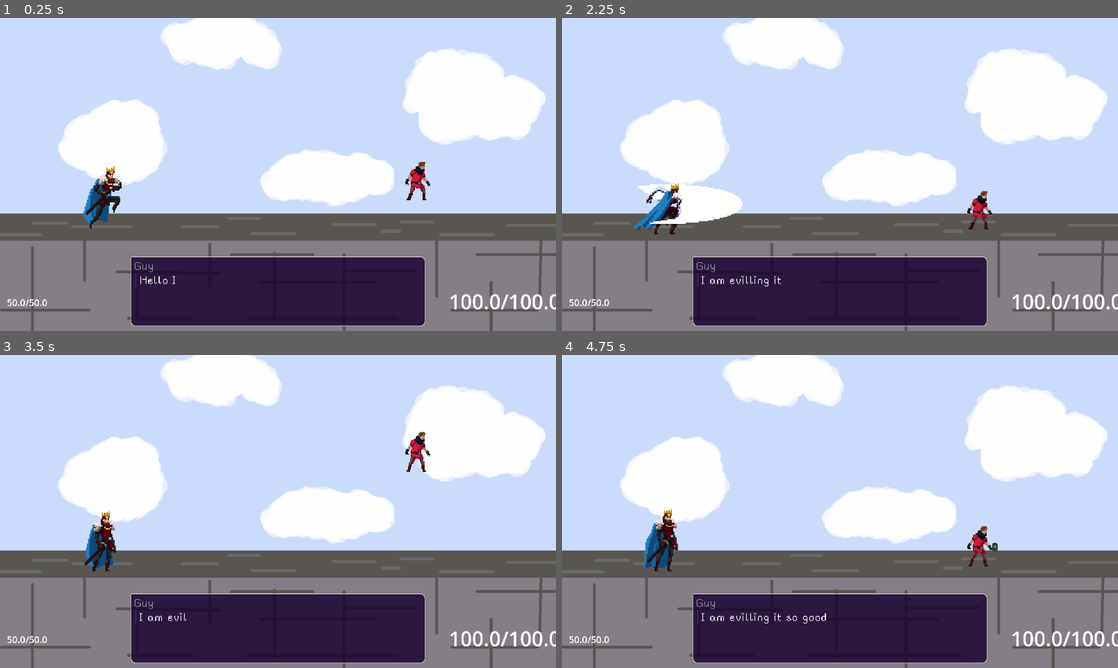
Above: before the commit, frames 1-4 (two rows, left to right).
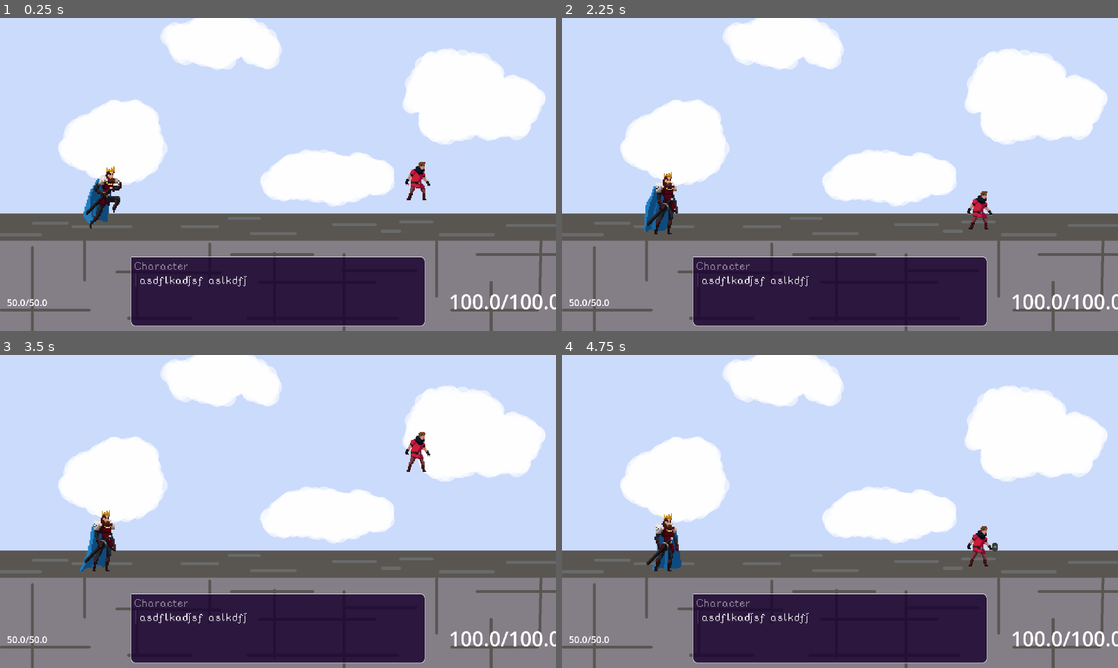
Above: after the commit, the same moments.

Repository: finlaymaltby/WhenTheRain
Game: Godot game, scene res://fights/demo_fight/demo_fight.tscn
Two runs of this game, one before a commit and one after it. Both use one fixed random seed, a clock stepped at 60 frames per second and the inputs below.
Inputs:
- Up to frame 1 (0.25 s): no input
- Up to frame 2 (2.25 s): tap Enter (ui_accept) at 0.5, 0.77, 1.07, 1.25, 1.52, 1.55, 1.82 s; hold O (select_right) 0.53-1.28 s; hold L (defend) 0.53-1.28 s; tap I (select_centre) at 0.8, 1.35 s; hold S (move_down) 1.28-2.03 s; hold O (select_right) from 2.03 s (still down); hold Enter (ui_accept) from 2.03 s (still down)
- Up to frame 3 (3.5 s): tap L (defend) at 2.3 s; release O (select_right) at 2.78 s; release Enter (ui_accept) at 2.78 s; hold W (move_up) from 2.78 s (still down); tap J (attack) at 2.85 s; tap Enter (ui_accept) at 3.02, 3.32 s; tap I (select_centre) at 3.05 s
- Up to frame 4 (4.75 s): release W (move_up) at 3.53 s; hold L (defend) 3.53-4.28 s; hold U (select_left) from 3.53 s (still down); tap Enter (ui_accept) at 3.77, 3.8, 4.07, 4.52 s; tap I (select_centre) at 4.35 s; tap L (defend) at 4.55 s

The runs differ from the first frame. In frame 1, 0.2% of the frame differs, in the area x 24-45%, y 78-86%; in frame 2, 2.3%, in the area x 13-45%, y 49-86%; in frame 3, 0.6%; in frame 4, 1.0%.
Error after the commit: Parse Error: Could not resolve class "DialogueBalloon". (res://ui/dialogue/scripts/auto_balloon.gd:1)

Commit message:
removed uid

Diff:
--- a/dialogue/dialogue.gd
+++ b/dialogue/dialogue.gd
@@ -44,6 +44,8 @@
 	var compiler := DialogueCompiler.from_path(path)
 	return compiler.compile()
 
+## Set the dialogue to begin at the given label
+## Call next
 func start_at(label: String) -> void:
 	if not has_label(label):
 		return
@@ -53,21 +55,21 @@
 	if is_finished():
 		return
 
-	run_until_turn()
+	_run_until_turn()
 
-func run() -> void:
+func _run_until_turn() -> void:
+	while not is_finished():
+		_run()
+
+		if _curr_line is DialogueLine.Turn:
+			curr_turn = _curr_line
+			return
+
+func _run() -> void:
 	_curr_id = _curr_line.next_id
 
 	if _curr_line is DialogueLine.Mutation:
 		await _curr_line.run_mutation(self)
-
-func run_until_turn() -> void:
-	while not is_finished():
-		run()
-
-		if _curr_line is DialogueLine.Turn:
-			curr_turn = _curr_line
-			return
 
 func get_responses() -> Array[DialogueLine.Response]:
 	if not curr_turn is DialogueLine.Question:
--- a/ui/dialogue/scripts/dialogue_balloon.gd
+++ b/ui/dialogue/scripts/dialogue_balloon.gd
@@ -5,12 +5,6 @@
 
 ## The dialogue resource
 var dialogue: Dialogue
-
-## IS waiting for the player/input/signal to go to the next line
-var is_waiting: bool = false
-
-## timer for dialogue waiting in between lines
-var line_wait: Timer = Timer.new()
 
 ## The label showing the name of the currently speaking character
 @onready var character_label: RichTextLabel = %CharacterLabel
@@ -21,9 +15,26 @@
 ## The menu of responses
 @onready var response_menu: DialogueMenu = %ResponseMenu
 
+## Timer for waiting for auto-advance at the end of lines
+var eol_wait: Timer = Timer.new()
+
+var waiting_for: WaitMode
+
+enum {
+	LABEL_TYPING,
+	RESPONSE_SELECTING,
+	EOL_AUTO_ADVANCE,
+	PLAYER_INPUT
+}
+
 func _ready() -> void:
 	hide()
-	add_child(line_wait)
+	set_process(false)
+
+	eol_wait.one_shot = true
+	eol_wait.autostart = false
+	add_child(eol_wait)
+	eol_wait.timeout.connect(_on_eol_wait_timeout)
 
 	if not response_menu.response_selected.is_connected(_on_responses_menu_response_selected):
 		response_menu.response_selected.connect(_on_responses_menu_response_selected)
@@ -31,21 +42,49 @@
 ## Start some dialogue
 func start(_dialogue: Dialogue, title: String) -> void:
 	dialogue = _dialogue
-	is_waiting = false
+
 	if not dialogue.has_label(title):
 		push_error("No label exists with the given title: ", title)
+
 	if not dialogue.interrupted.is_connected(_on_dialogue_interrupted):
 		dialogue.interrupted.connect(_on_dialogue_interrupted)
 
 	dialogue.start_at(title)
-	next()
+	set_process(true)
+
+func start_next_line():
+	dialogue.next()
+	waiting_for = LABEL_TYPING
+	dialogue_label.start_typing_from(dialouge.curr_turn)
+
+func _process(delta: float) -> void:
+	if dialogue.is_finished():
+		finish()
+
+func handle_advance() -> void:
+	# waiting for the response menu
+	if response_menu.visible:
+		return
+
+	# waiting for
+	if line_wait.time_left != 0:
+		return
+
+	var turn := dialogue.curr_turn
+
+	if turn is DialogueLine.Question:
+		response_menu.responses = dialogue.get_responses()
+		response_menu.show()
+	elif turn.time == 0:
+		dialogue.next()
+	elif turn.time != -1:
+		line_wait.start(turn.time)
+	else:
+		start_waiting()
 
 ## Apply any changes to the balloon given a new [DialogueLine].
 func apply_turn() -> void:
 	is_waiting = false
-	if dialogue.is_finished():
-		finish()
-		return
 
 	hide()
 	var turn := dialogue.curr_turn
@@ -65,17 +104,6 @@
 		finish()
 		return
 
-	if turn is DialogueLine.Question:
-		response_menu.responses = dialogue.get_responses()
-		response_menu.show()
-	elif turn.time == 0:
-		dialogue.next()
-	elif turn.time != -1:
-		line_wait.start(turn.time)
-		await line_wait.timeout
-		dialogue.next()
-	else:
-		start_waiting()
 
 ## extra things to do when waiting (e.g. autostart next line)
 func start_waiting() -> void:
@@ -92,6 +120,7 @@
 
 ## when there are no lines left in the dialogue dialogue
 func finish() -> void:
+	set_process(false)
 	dialogue.interrupted.disconnect(_on_dialogue_interrupted)
 
 	dialogue = null
@@ -123,6 +152,12 @@
 		dialogue.jump_end()
 		next()
 
+func _on_label_finished_typing():
+	if not waiting_for == LABEL_TYPING:
+		return
+
+
+
 func _on_responses_menu_response_selected(response: DialogueLine.Response) -> void:
 	dialogue.pick_response(response)
 	next()
@@ -130,3 +165,6 @@
 func _on_dialogue_interrupted() -> void:
 	skip()
 	apply_turn()
+
+func _on_eol_wait_timeout() -> void:
+	dialogue.next()
--- a/ui/dialogue/scripts/dialogue_label.gd
+++ b/ui/dialogue/scripts/dialogue_label.gd
@@ -6,11 +6,21 @@
 	set(val):
 		turn = val
 		text = ""
+		is_finished_typing = false
 
 var delay: float = 0.01
+var is_typing := false
+var is_finished_typing := false
 
-var is_typing := false
 var _waiting_seconds: float = 0
+
+func start_typing() -> void:
+	text = ""
+	is_typing = true
+
+func start_typing_from(_turn: DialogueLine.Turn) -> void:
+	turn =_turn
+	start_typing()
 
 func _process(delta: float) -> void:
 	if not is_typing:
@@ -19,19 +29,19 @@
 		_waiting_seconds -= delta
 		return
 	_waiting_seconds = delay
-	type_next()
+	_type_next()
 
-func type_next() -> void:
+func _type_next() -> void:
 	if len(text) == len(turn.text):
-		finished_typing.emit()
+		finish()
 		return
 	text += turn.text[len(text)]
 
-func start_typing() -> void:
-	text = ""
-	is_typing = true
 
 func skip_typing() -> void:
+	text = turn.text
+
+func finish() -> void:
 	is_typing = false
-	text = turn.text
+	is_finished_typing = true
 	finished_typing.emit()
--- a/ui/dialogue/scripts/quick_response_menu.gd
+++ b/ui/dialogue/scripts/quick_response_menu.gd
@@ -6,24 +6,24 @@
 		return
 
 	if event.is_action_pressed("select_left"):
-		if is_focus and focus_idx == 0:
+		if _is_focus and _focus_idx == 0:
 			response_selected.emit(responses[0])
 		else:
 			switch_focus(0)
 	elif event.is_action_pressed("select_centre") and len(responses) > 1:
-		if is_focus and focus_idx == 1:
+		if _is_focus and _focus_idx == 1:
 			response_selected.emit(responses[1])
 		else:
 			switch_focus(1)
 	elif event.is_action_pressed("select_right") and len(responses) > 2:
-		if is_focus and focus_idx == 2:
+		if _is_focus and _focus_idx == 2:
 			response_selected.emit(responses[2])
 		else:
 			switch_focus(2)
 	elif event.is_action_pressed("ui_left"):
-		switch_focus((focus_idx - 1) % len(responses))
+		switch_focus((_focus_idx - 1) % len(responses))
 	elif event.is_action_pressed("ui_right"):
-		switch_focus((focus_idx + 1) % len(responses))
+		switch_focus((_focus_idx + 1) % len(responses))
 	else:
 		return
 
--- a/ui/dialogue/scripts/response_menu.gd
+++ b/ui/dialogue/scripts/response_menu.gd
@@ -16,8 +16,10 @@
 ## Holds the buttons
 var buttons: Array = []
 ## Button currently in focus
-var focus_idx: int = 0
-var is_focus: bool = false
+var _focus_idx: int = 0
+var _is_focus: bool = false
+
+
 
 func _ready() -> void:
 	if not button_template:
@@ -31,8 +33,8 @@
 
 func make_buttons() -> void:
 	buttons = []
-	focus_idx = 1
-	is_focus = false
+	_focus_idx = 1
+	_is_focus = false
 
 	for response in responses:
 		var button := button_template.duplicate()
@@ -43,39 +45,39 @@
 
 
 func switch_focus(to: int):
-	buttons[focus_idx].disabled = false
-	focus_idx = to
-	buttons[focus_idx].disabled = true
-	is_focus = true
+	buttons[_focus_idx].disabled = false
+	_focus_idx = to
+	buttons[_focus_idx].disabled = true
+	_is_focus = true
 
 func _input(event: InputEvent) -> void:
 	if not visible or len(responses) == 0:
 		return
 
 	if event.is_action_pressed("select_left"):
-		if is_focus and focus_idx == 0:
+		if _is_focus and _focus_idx == 0:
 			response_selected.emit(responses[0])
 		else:
 			switch_focus(0)
 	elif event.is_action_pressed("select_centre") and len(responses) > 1:
-		if is_focus and focus_idx == 1:
+		if _is_focus and _focus_idx == 1:
 			response_selected.emit(responses[1])
 		else:
 			switch_focus(1)
 	elif event.is_action_pressed("select_right") and len(responses) > 2:
-		if is_focus and focus_idx == 2:
+		if _is_focus and _focus_idx == 2:
 			response_selected.emit(responses[2])
 		else:
 			switch_focus(2)
 	elif event.is_action_pressed("ui_left"):
-		switch_focus((focus_idx - 1) % len(responses))
+		switch_focus((_focus_idx - 1) % len(responses))
 	elif event.is_action_pressed("ui_right"):
-		switch_focus((focus_idx + 1) % len(responses))
-	elif is_focus and (event.is_action_pressed("interact") or event.is_action_pressed("ui_accept")):
-		buttons[focus_idx].disabled = false
-		buttons[focus_idx].button_pressed = true
-	elif is_focus and (event.is_action_released("interact") or event.is_action_released("ui_accept")):
-		response_selected.emit(responses[focus_idx])
+		switch_focus((_focus_idx + 1) % len(responses))
+	elif _is_focus and (event.is_action_pressed("interact") or event.is_action_pressed("ui_accept")):
+		buttons[_focus_idx].disabled = false
+		buttons[_focus_idx].button_pressed = true
+	elif _is_focus and (event.is_action_released("interact") or event.is_action_released("ui_accept")):
+		response_selected.emit(responses[_focus_idx])
 
 
 	get_viewport().set_input_as_handled()
@@ -86,8 +88,8 @@
 		button.queue_free()
 	buttons = []
 	responses = []
-	focus_idx = 1
-	is_focus = false
+	_focus_idx = 1
+	_is_focus = false
 	visible = false
 
 func _on_selected(response) -> void:
Not shown, changed: .gitignore
Not shown, changed: readme.md
